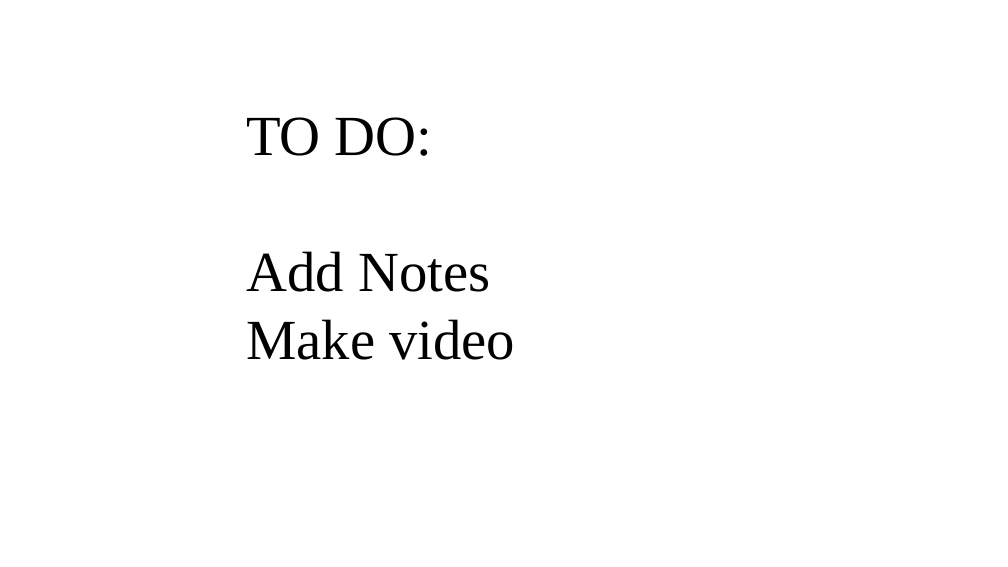
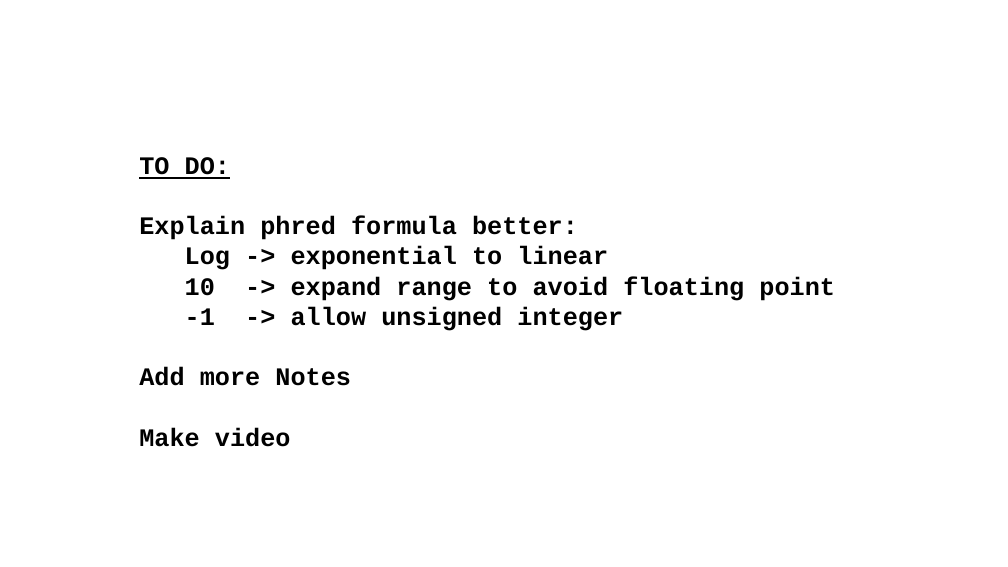
Before and after one commit to BioinformaticsTraining/Introduction-to-Bioinformatics, a slide deck: slide 17 of Flip Presentations/NGS_Intro/00-FASTA_FASTQ_PHRED_ASCII/00-FASTQ_PHRED_ASCII.pptx. Drawn at 1008x567 pixels with LibreOffice and Linux fonts; fonts in the diff are those of the drawing. Boxes give left, top, right and bottom in pixels: in the first picture for what was removed or moved away, otherwise in the second. Text is boxed around its words. In the diff, an @@ line names an element or a change of style, - is before the commit and + after.

```diff
--- a/Flip Presentations/NGS_Intro/00-FASTA_FASTQ_PHRED_ASCII/00-FASTQ_PHRED_ASCII.pptx
+++ b/Flip Presentations/NGS_Intro/00-FASTA_FASTQ_PHRED_ASCII/00-FASTQ_PHRED_ASCII.pptx
@@ text "TO DO:": place and size @@
-text "TO DO:" at [246, 117, 515, 360]
+text "TO DO:" at [139, 157, 835, 447]
@@ text at [139, 157, 291, 447]: size 54 to 24 pt, font Times New Roman to Courier New, bold on in "TO DO:", "Make video"; underline on in "TO DO:" @@
@@ text at [139, 216, 835, 386]: text changed; size 54 to 24 pt; font Times New Roman to Courier New; bold on @@
-Add Notes
+Explain phred formula better:
+Log -> exponential to linear
+10 -> expand range to avoid floating point
+-1 -> allow unsigned integer
+Add more Notes
```
Also in this commit, not shown: 3 other slides changed.
